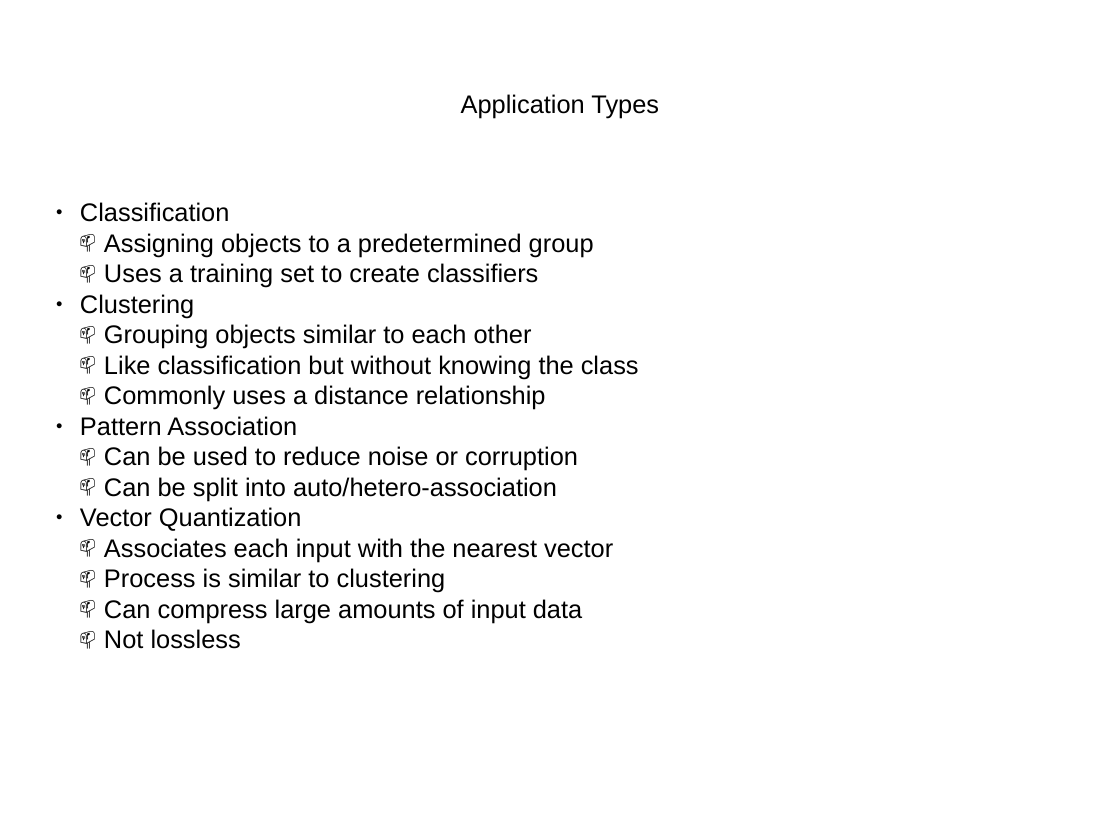
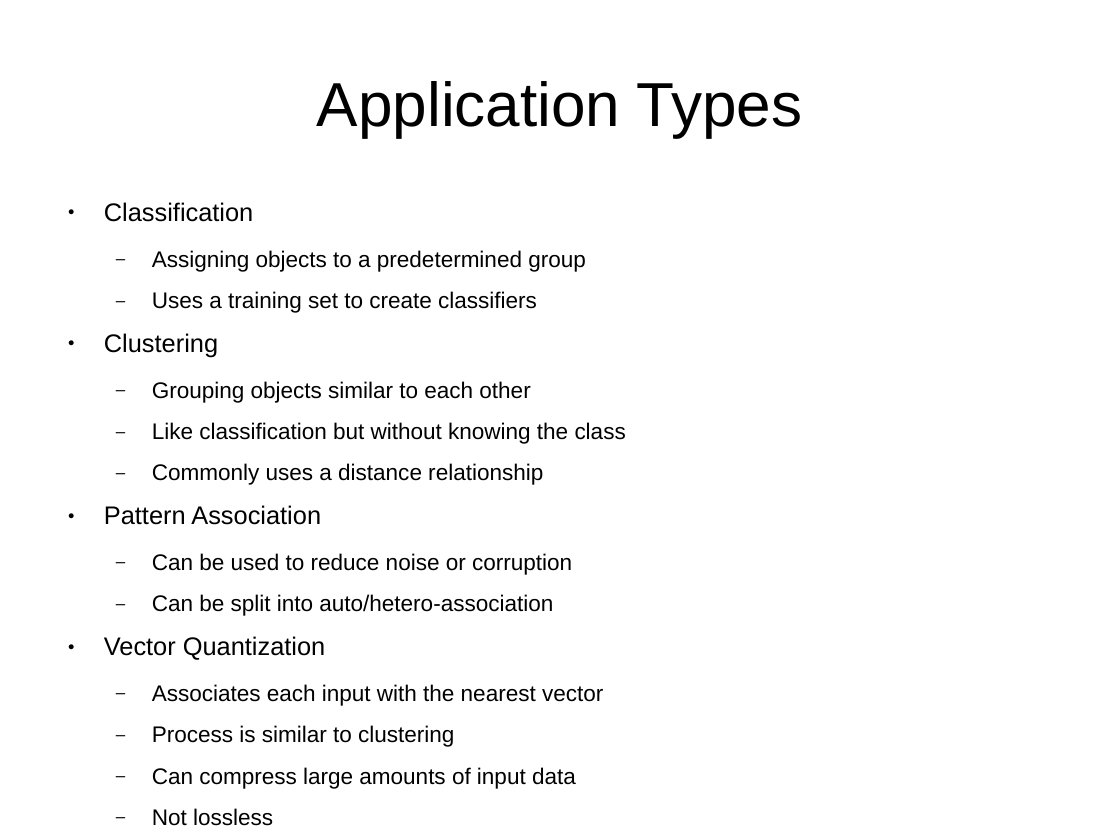
Before and after one commit to JaimeLennox/topicspresentation, a slide deck: slide 2 of presentation_applications.pptx. Drawn at 1120x840 pixels with LibreOffice and Linux fonts; fonts in the diff are those of the drawing. Boxes give left, top, right and bottom in pixels: in the first picture for what was removed or moved away, otherwise in the second. Text is boxed around its words. In the diff, an @@ line names an element or a change of style, - is before the commit and + after.

```diff
--- a/presentation_applications.pptx
+++ b/presentation_applications.pptx
@@ title "Application Types" at (317,81,802,137): size 18 to 44 pt; line spacing 1 to 0.93 @@
@@ text "Classification" at (104,202,626,826): size 18 to 16 pt in "Assigning objects to a predetermined group", "Uses a training set to create classifiers", "Grouping objects similar to each other", "Like classification but without knowing the class" and 7 more places; indent changed; line spacing 1 to 0.93; more space between paragraphs; bullet 📫 to – @@
```
Also in this commit, not shown: 4 other slides changed, 1 other file.
